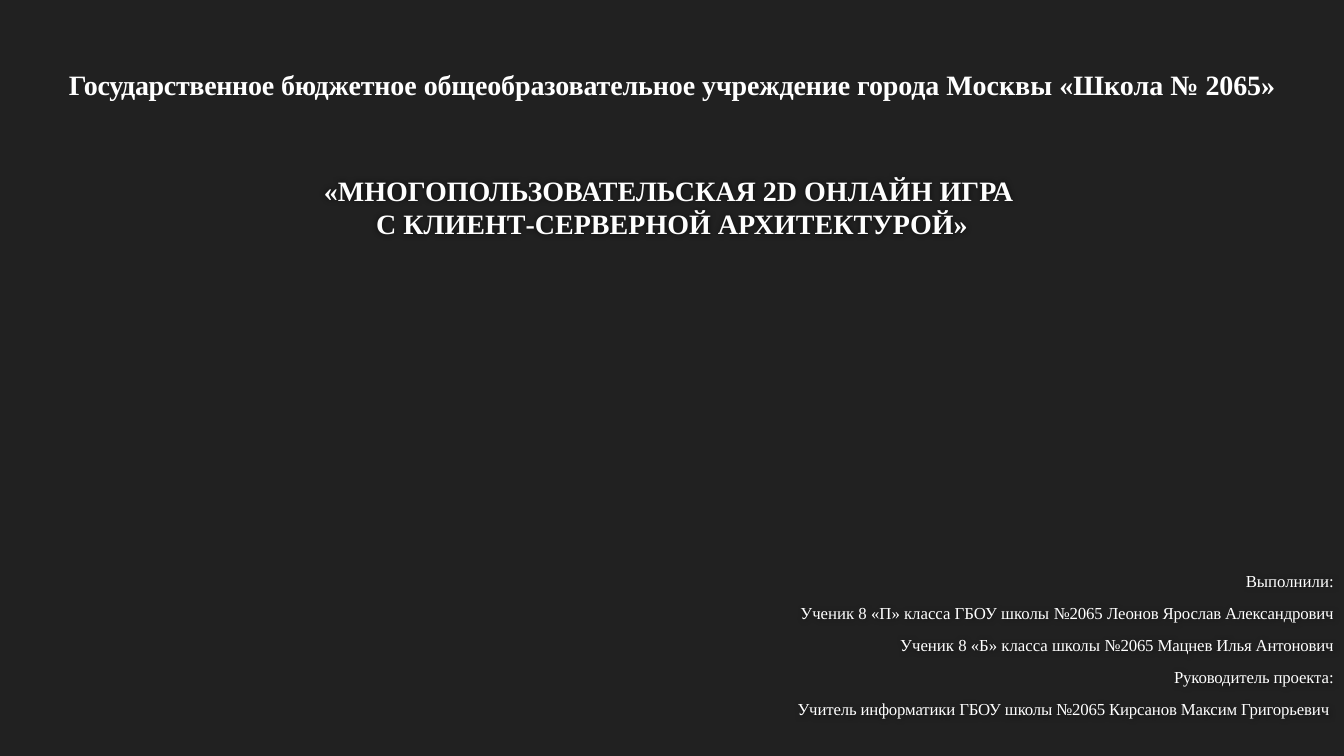
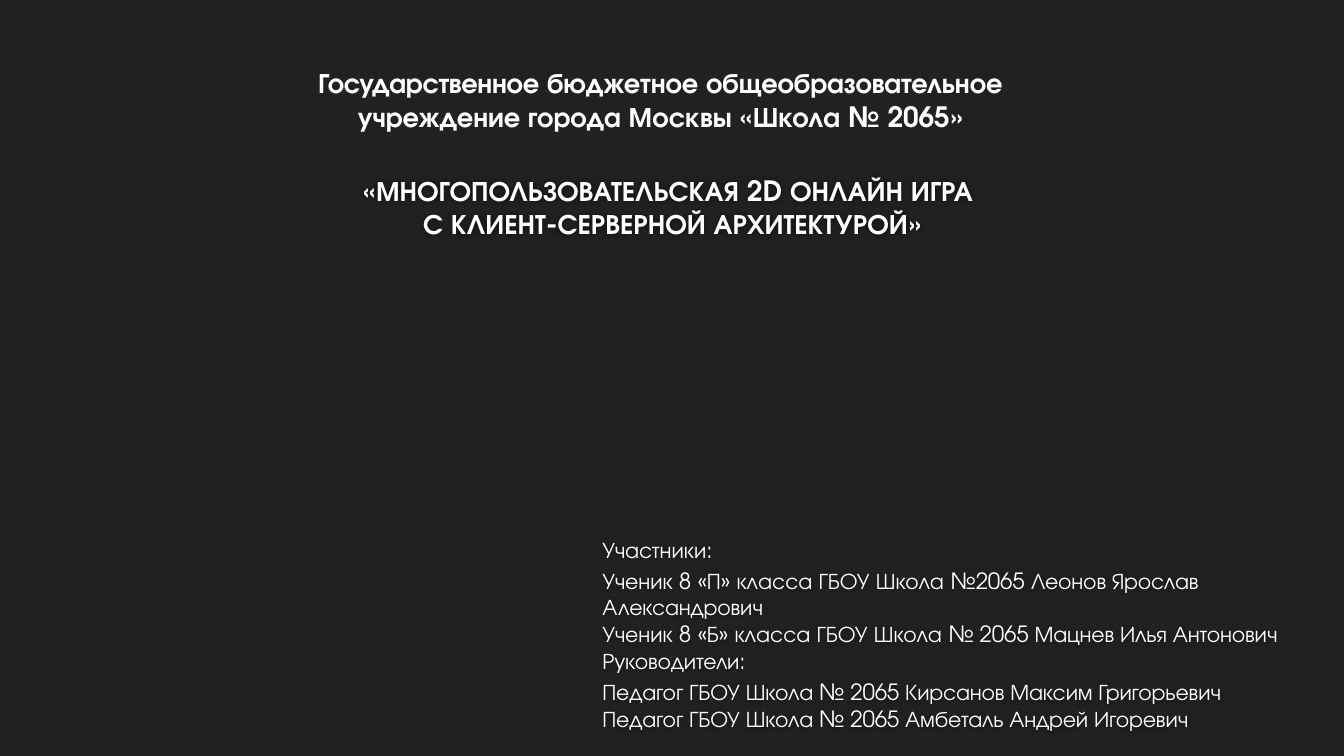
Before and after one commit to leagueofadventures/origin, a slide deck: slide 1 of Документация/origin.pptx. Drawn at 1344x756 pixels with LibreOffice and Linux fonts; fonts in the diff are those of the drawing; background and template pictures are left out. Boxes give left, top, right and bottom in pixels: in the first picture for what was removed or moved away, otherwise in the second. Text is boxed around its words. In the diff, an @@ line names an element or a change of style, - is before the commit and + after.

```diff
--- a/Документация/origin.pptx
+++ b/Документация/origin.pptx
@@ title "«МНОГОПОЛЬЗОВАТЕЛЬСКАЯ 2D ОНЛАЙН ИГРА С ..." at (376,177,973,235): font Times New Roman to TeX Gyre Adventor @@
@@ text "Государственное бюджетное общеобразовательное учреждение гор ..." at (318,74,1002,132): font Times New Roman to TeX Gyre Adventor @@
@@ text "Государственное бюджетное общеобразовательное учреждение гор ...": place and size @@
-text "Государственное бюджетное общеобразовательное учреждение гор ..." at (69,75,1276,101)
+text "Государственное бюджетное общеобразовательное учреждение гор ..." at (318,74,1002,132)
@@ subtitle at (602,543,1278,731): text changed; size 12 to 16 pt; font Times New Roman to TeX Gyre Adventor @@
-Выполнили:
-Ученик 8 «П» класса ГБОУ школы №2065 Леонов Ярослав Александрович
-Ученик 8 «Б» класса школы №2065 Мацнев Илья Антонович
-Руководитель проекта:
-Учитель информатики ГБОУ школы №2065 Кирсанов Максим Григорьевич
+Участники:
+Ученик 8 «П» класса ГБОУ Школа №2065 Леонов Ярослав Александрович
+Ученик 8 «Б» класса ГБОУ Школа № 2065 Мацнев Илья Антонович
+Руководители:
+Педагог ГБОУ Школа № 2065 Кирсанов Максим Григорьевич
+Педагог ГБОУ Школа № 2065 Амбеталь Андрей Игоревич
```
Also in this commit, not shown: 11 other slides changed, 2 other files.
